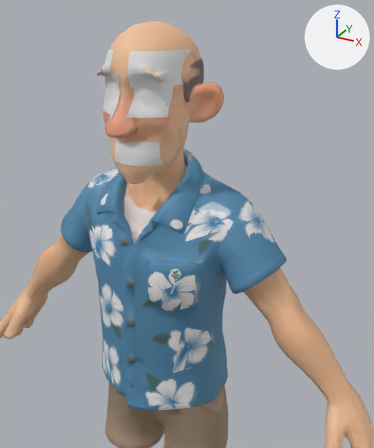
Renders of the glTF model johansson-town/assets/avatars/pixar/johansson.glb from each side of a commit.
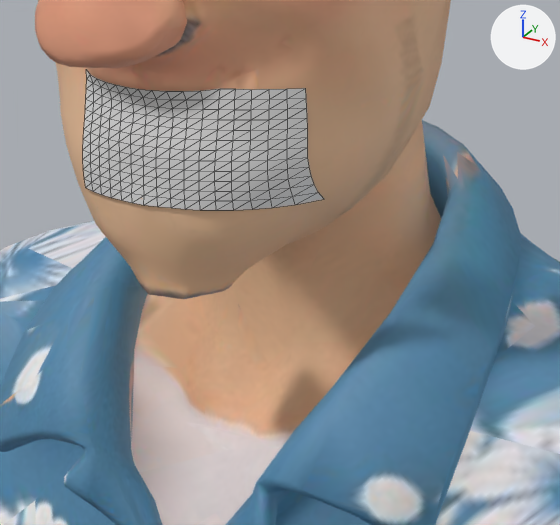
Each version appears first from a 50 mm lens placed at (0.599, -0.956, 1.722), pointed at (0.128, -0.099, 1.294), and next in a close-up on the part from 26% to 56% of the width and 28% to 51% of the height. Arrows for +X, +Y and +Z are at upper right; the lights stay in place. The first two pictures are the older version. The close-ups show mesh edges as thin lines. Vertices at exactly the same position are counted once.

Before the edit, the objects in view are built like this:
```python
me_mesh_0 = bpy.data.meshes.new('Mesh_0')
me_mesh_0.from_pydata(...)  # 9946 vertices, 20000 faces; spans x -0.59..0.59, y -0.27..0.14, z -0.02..1.68
me_mesh_0.materials.append(mat_body)
me_thuan_mouth = bpy.data.meshes.new('Thuan_mouth')
me_thuan_mouth.from_pydata(...)  # 221 vertices, 384 faces; spans x -0.0362..0.0597, y -0.1207..-0.0763, z 1.406..1.4559
me_thuan_mouth.materials.append(mat_mouth)  # white #e7e7e7
ob_johansson_mouth = bpy.data.objects.new('Johansson_mouth', me_thuan_mouth)
ob_johansson_mouth.location = (0.0, 0.0, 0.0)
ob_johansson_pixar = bpy.data.objects.new('Johansson_pixar', me_mesh_0)
ob_johansson_pixar.location = (0.0, 0.0, 0.0)
```
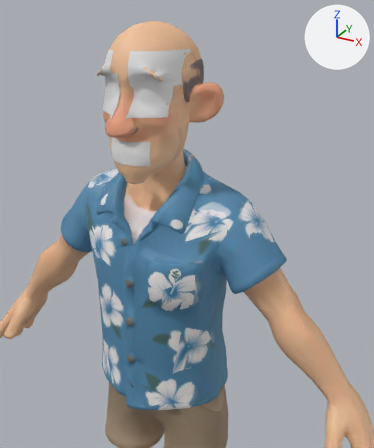
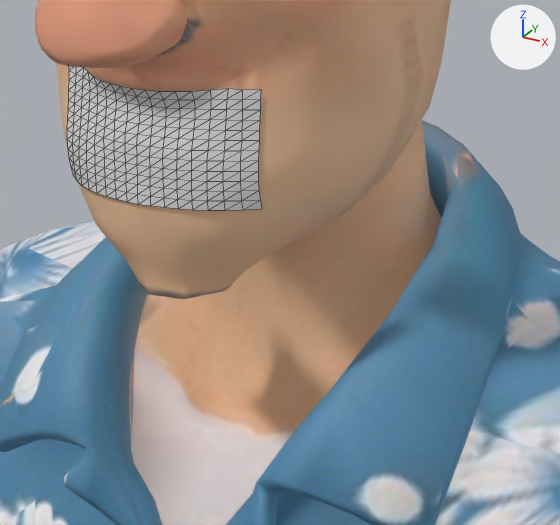
Diff of the bpy script that builds the scene:
```diff
--- a/johansson-town/assets/avatars/pixar/johansson.glb.py
+++ b/johansson-town/assets/avatars/pixar/johansson.glb.py
@@ me_thuan_mouth @@
 # used by ob_johansson_mouth; location = (0.0, 0.0, 0.0)
-me_thuan_mouth.from_pydata(...)  # 221 vertices, 384 faces; spans x -0.0362..0.0597, y -0.1207..-0.0763, z 1.406..1.4559
+me_thuan_mouth.from_pydata(...)  # 221 vertices, 384 faces; spans x -0.0509..0.0448, y -0.1207..-0.0988, z 1.4062..1.456
+# me_thuan_mouth part 1: 221 of 221 vertices moved; they spanned x -0.0362..0.0597, y -0.1207..-0.0763, z 1.406..1.4559 and now span x -0.0509..0.0448, y -0.1207..-0.0988, z 1.4062..1.456; mean shift (-0.0149, -0.0018, 0.0)
 me_thuan_mouth.materials.append(mat_mouth)
```

Boxes [x1, y1, x2, y2] around the edits, measured in the close-ups (560 x 525 px):
'Johansson_mouth', reshaped (19% narrower)
    before: [83, 70, 324, 210]
    after: [67, 67, 262, 210]
